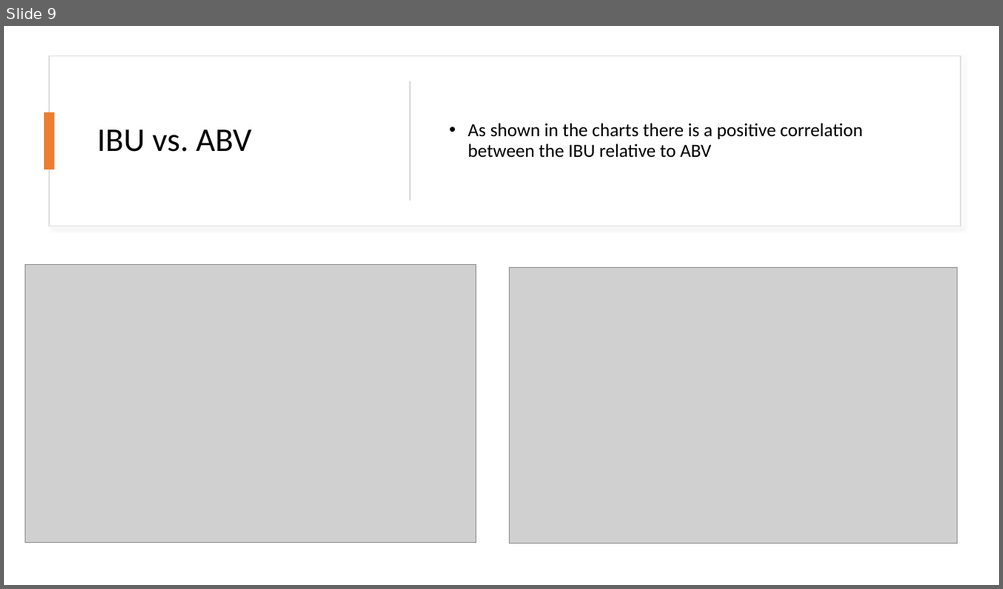
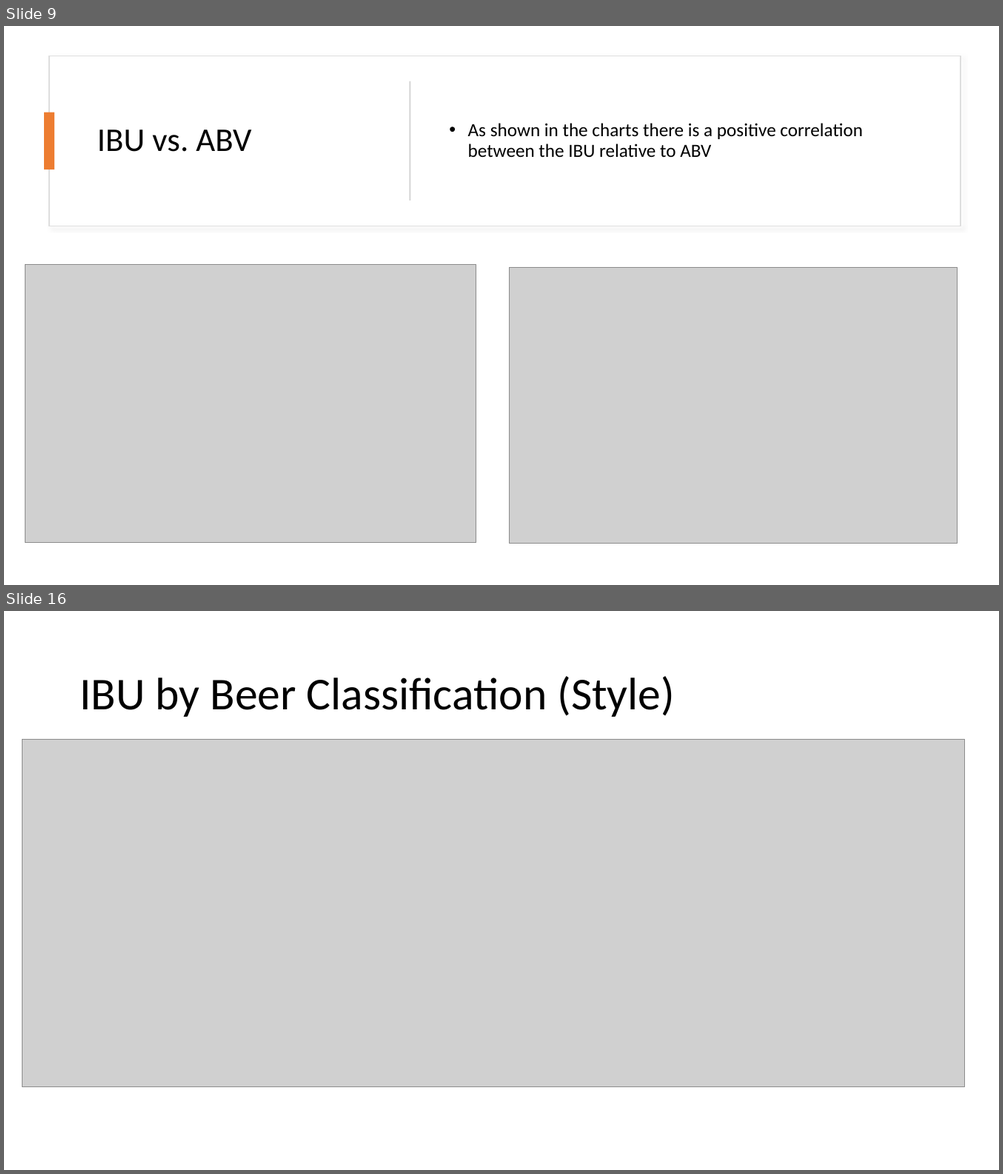
Before and after one commit to Abillelatus/MSDS_6306_CaseStudy_1_Team_4, a slide deck: Team4_EDA_Presentation_Celia-Ryan-Akib.pptx. Shown one above the other, each under a label of ours: slide 9 before the commit, slides 9 and 16 after it; the slides between them are not shown. The pictures are 1003x589 and 1003x1174 pixels, drawn with LibreOffice and Linux fonts; fonts in the diff are those of the drawing; grey boxes stand for pictures. Boxes give left, top, right and bottom in pixels: in the first picture for what was removed or moved away, otherwise in the second. Text is boxed around its words. In the diff, an @@ line names an element or a change of style, - is before the commit and + after.

```diff
--- a/Team4_EDA_Presentation_Celia-Ryan-Akib.pptx
+++ b/Team4_EDA_Presentation_Celia-Ryan-Akib.pptx
@@ slide 16 added at (4, 611, 999, 1170), background #FFFFFF @@
@@ title added at (79, 676, 674, 717), 44 pt, text #000000 @@
+IBU by Beer Classification (Style)
@@ picture added at (22, 739, 965, 1088) @@
```
Also in this commit, not shown: 2 slides changed, 5 other slides added.
